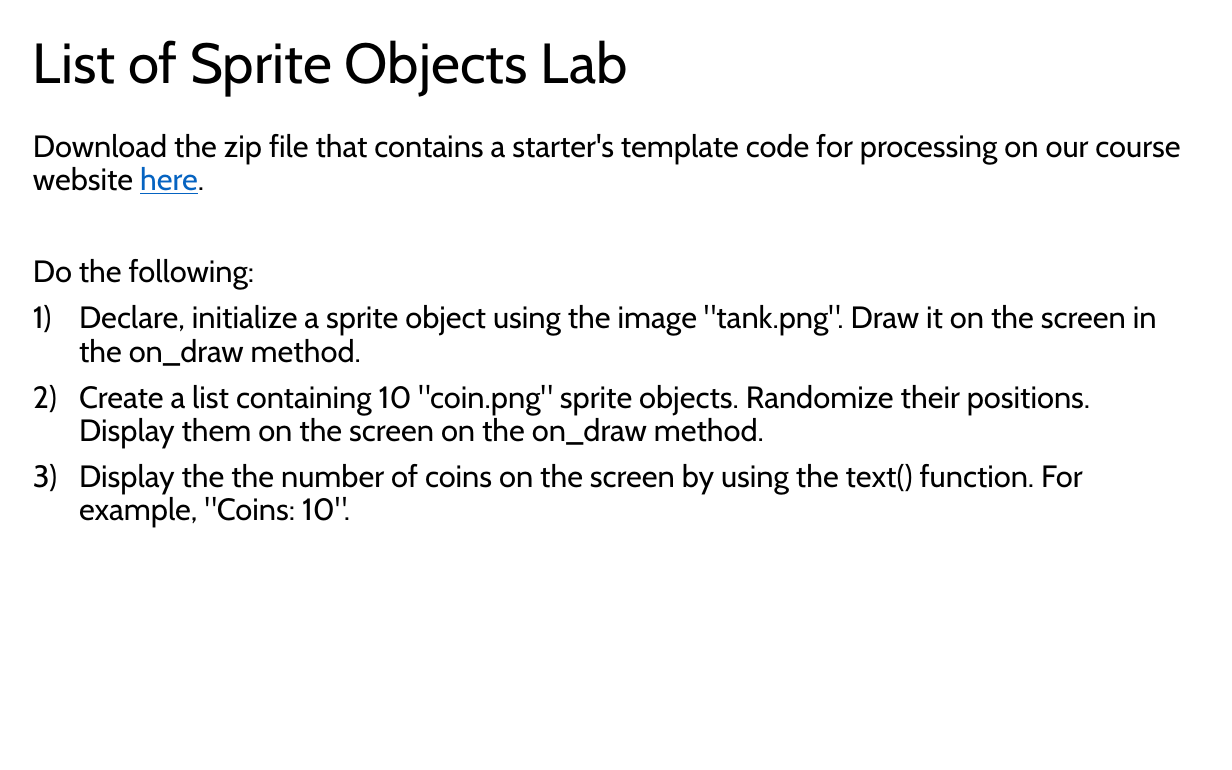
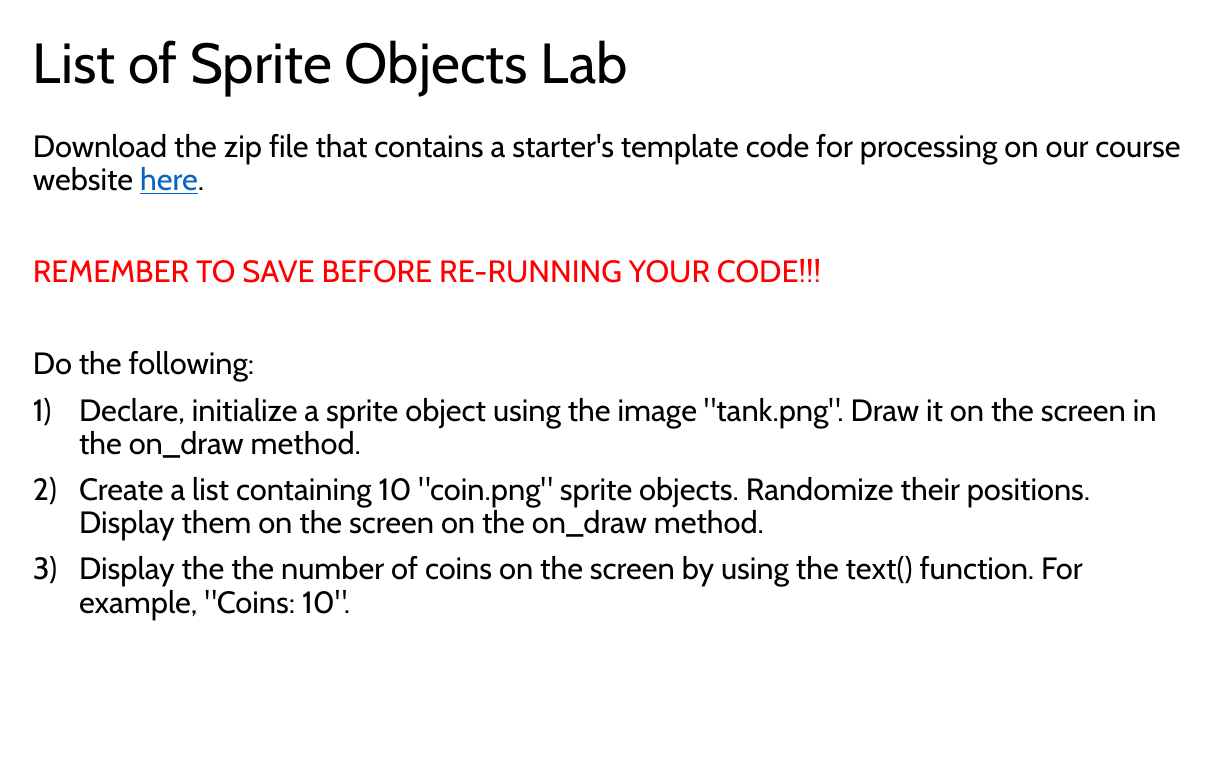
Before and after one commit to LongBaoNguyen/longbaonguyen.github.io, a slide deck: slide 27 of courses/apcsp/processing_arcade/processing1.pptx. Drawn at 1232x770 pixels with LibreOffice and Linux fonts; fonts in the diff are those of the drawing. Boxes give left, top, right and bottom in pixels: in the first picture for what was removed or moved away, otherwise in the second. Text is boxed around its words. In the diff, an @@ line names an element or a change of style, - is before the commit and + after.

```diff
--- a/courses/apcsp/processing_arcade/processing1.pptx
+++ b/courses/apcsp/processing_arcade/processing1.pptx
@@ text at [33,259,821,283]: paragraph added @@
+REMEMBER TO SAVE BEFORE RE-RUNNING YOUR CODE!!!
```
Also in this commit, not shown: 1 other file.
